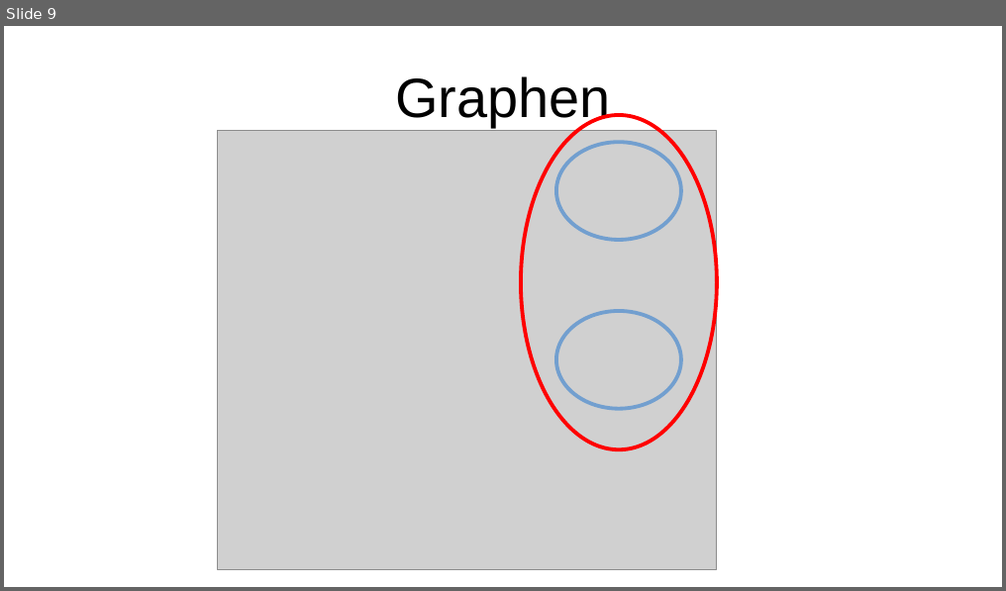
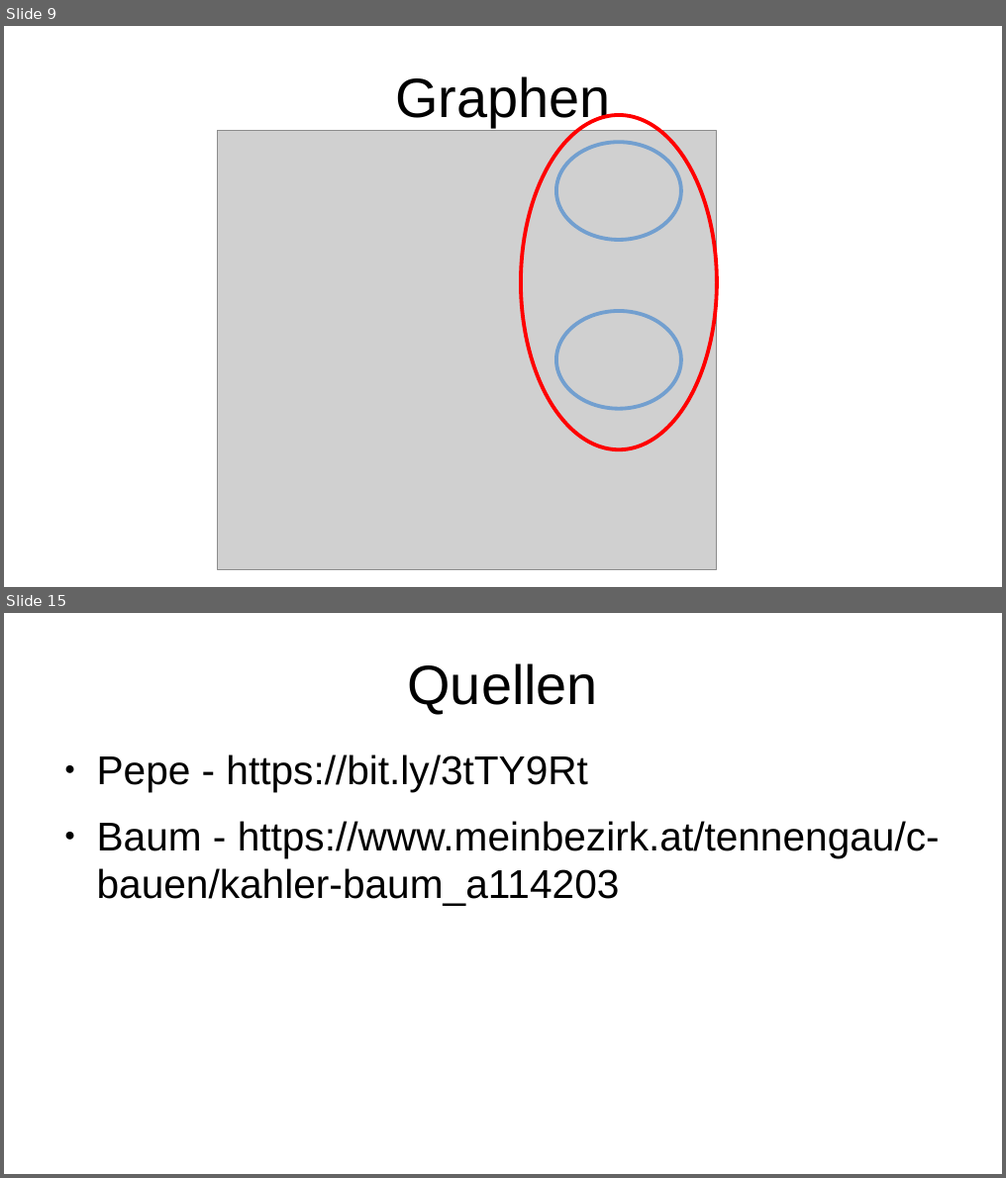
Before and after one commit to HeIIow2/physik_schaltkreise, a slide deck: präsentation/präsentation.odp. Shown one above the other, each under a label of ours: slide 9 before the commit, slides 9 and 15 after it; the slides between them are not shown. The pictures are 1006x591 and 1006x1178 pixels, drawn with LibreOffice and Linux fonts; fonts in the diff are those of the drawing; grey boxes stand for pictures. Boxes give left, top, right and bottom in pixels: in the first picture for what was removed or moved away, otherwise in the second. Text is boxed around its words. In the diff, an @@ line names an element or a change of style, - is before the commit and + after.

Commit message:
baum

```diff
--- a/präsentation/präsentation.odp
+++ b/präsentation/präsentation.odp
@@ slide 15 added at bbox=[4, 613, 1002, 1174], background #FFFFFF @@
@@ title added at bbox=[408, 663, 598, 714], 44 pt, text #000000 @@
+Quellen
@@ text added at bbox=[97, 755, 940, 906], 32 pt, text #000000 @@
+● Pepe - https://bit.ly/3tTY9Rt
+● Baum - https://www.meinbezirk.at/tennengau/c-bauen/kahler-baum_a114203
```
Also in this commit, not shown: 1 slide changed, 4 other slides added, 2 other files.
